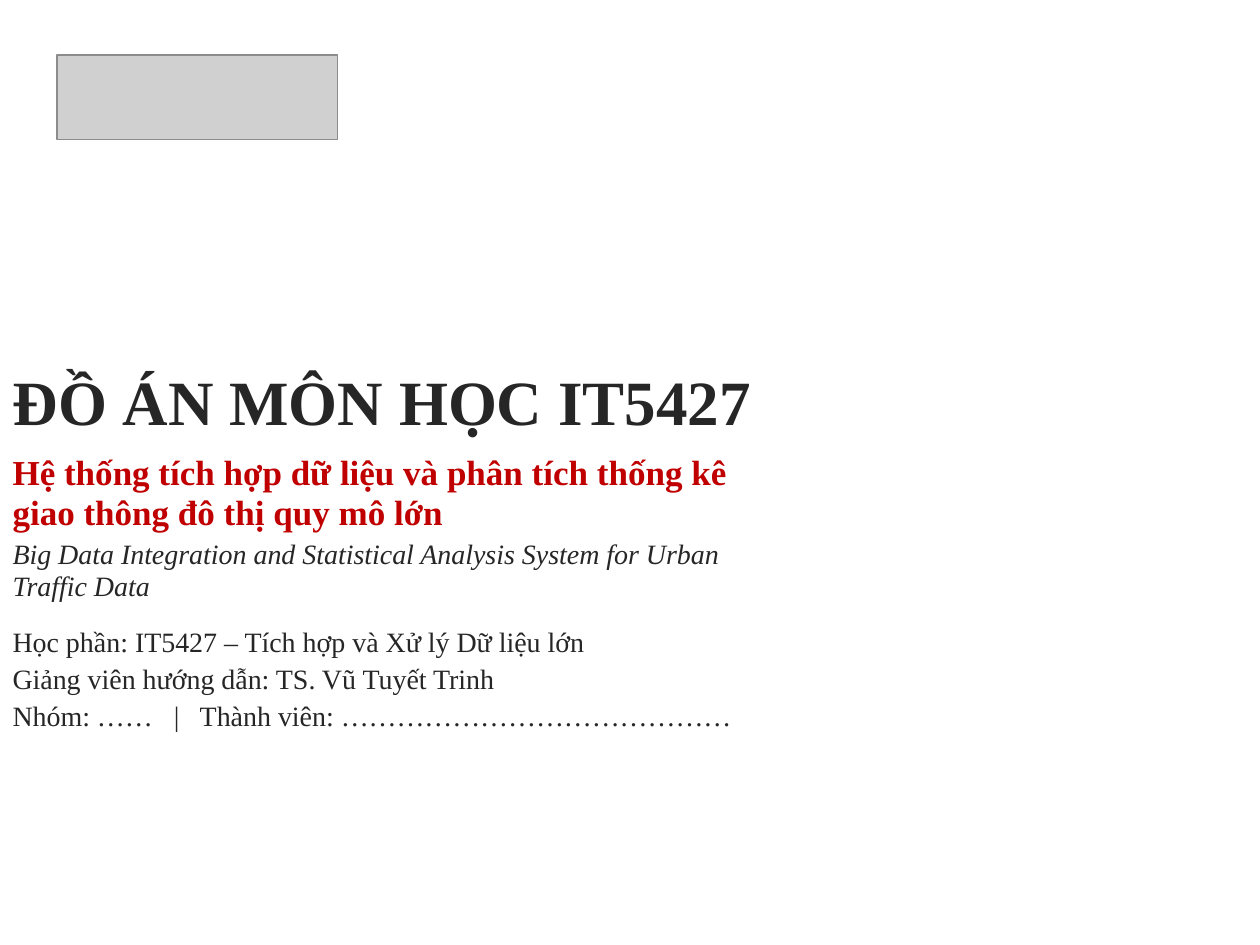
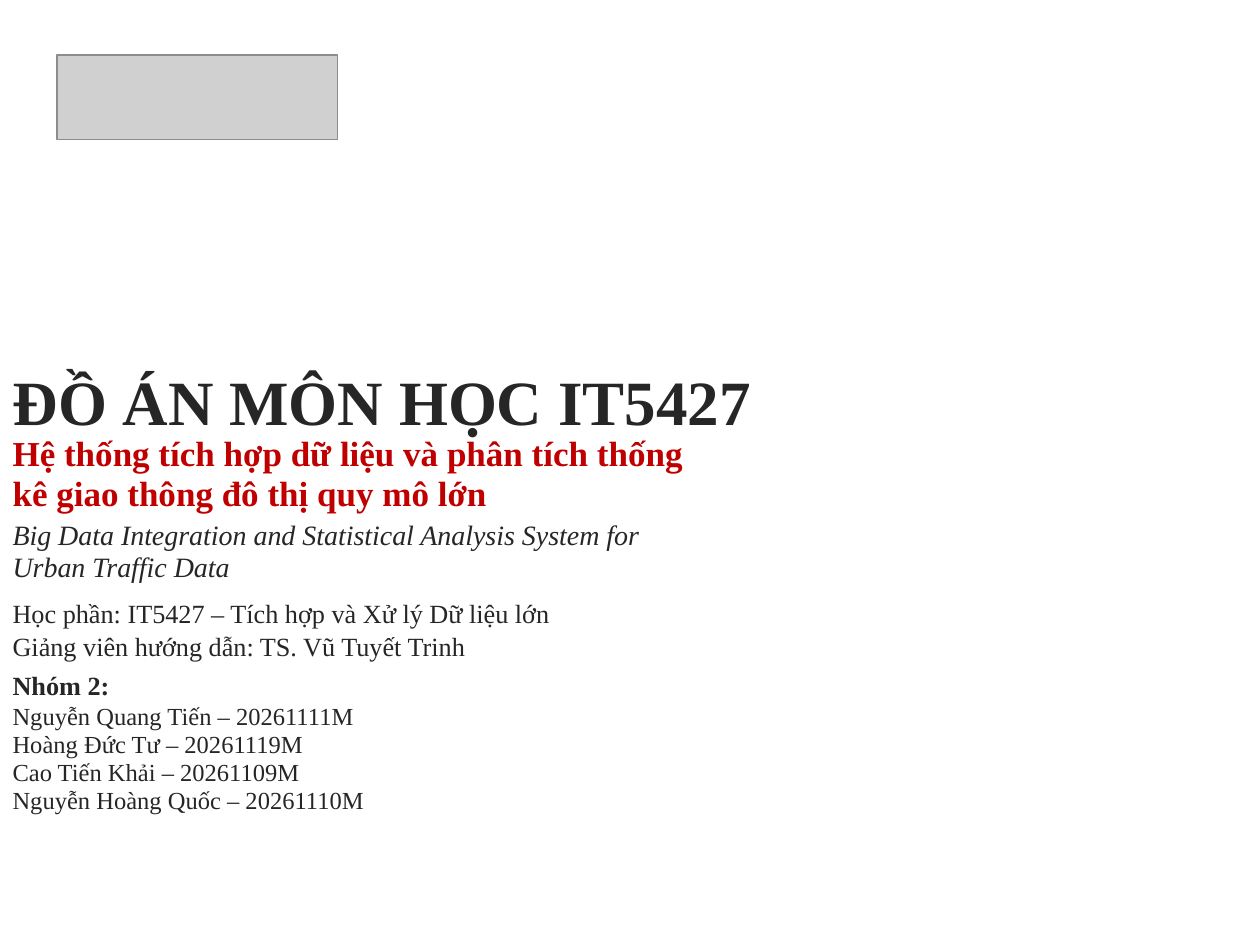
Before and after one commit to hoangductudhbk-hub/Big_Data_2026A, a slide deck: slide 1 of NOP_BAI/02_SLIDE_THUYET_TRINH.pptx. Drawn at 1260x945 pixels with LibreOffice and Linux fonts; fonts in the diff are those of the drawing; grey boxes stand for pictures; background and template pictures are left out. Boxes give left, top, right and bottom in pixels: in the first picture for what was removed or moved away, otherwise in the second. Text is boxed around its words. In the diff, an @@ line names an element or a change of style, - is before the commit and + after.

```diff
--- a/NOP_BAI/02_SLIDE_THUYET_TRINH.pptx
+++ b/NOP_BAI/02_SLIDE_THUYET_TRINH.pptx
@@ text "Hệ thống tích hợp dữ ...": place and size @@
-text "Hệ thống tích hợp dữ ..." at <box>13,459,726,727</box>
+text "Hệ thống tích hợp dữ ..." at <box>13,440,683,814</box>
@@ text at <box>13,604,549,662</box>: size 16 to 15 pt in "Học phần: IT5427 – Tích hợp và ...", "Giảng viên hướng dẫn: TS. Vũ Tuyết ..."; less space between paragraphs @@
@@ text at <box>13,676,363,814</box>: text changed; size 16 to 14 pt @@
-Nhóm: …… | Thành viên: ……………………………………
+Nhóm 2:
+Nguyễn Quang Tiến – 20261111M
+Hoàng Đức Tư – 20261119M
+Cao Tiến Khải – 20261109M
+Nguyễn Hoàng Quốc – 20261110M
```
Also in this commit, not shown: 3 other files.
